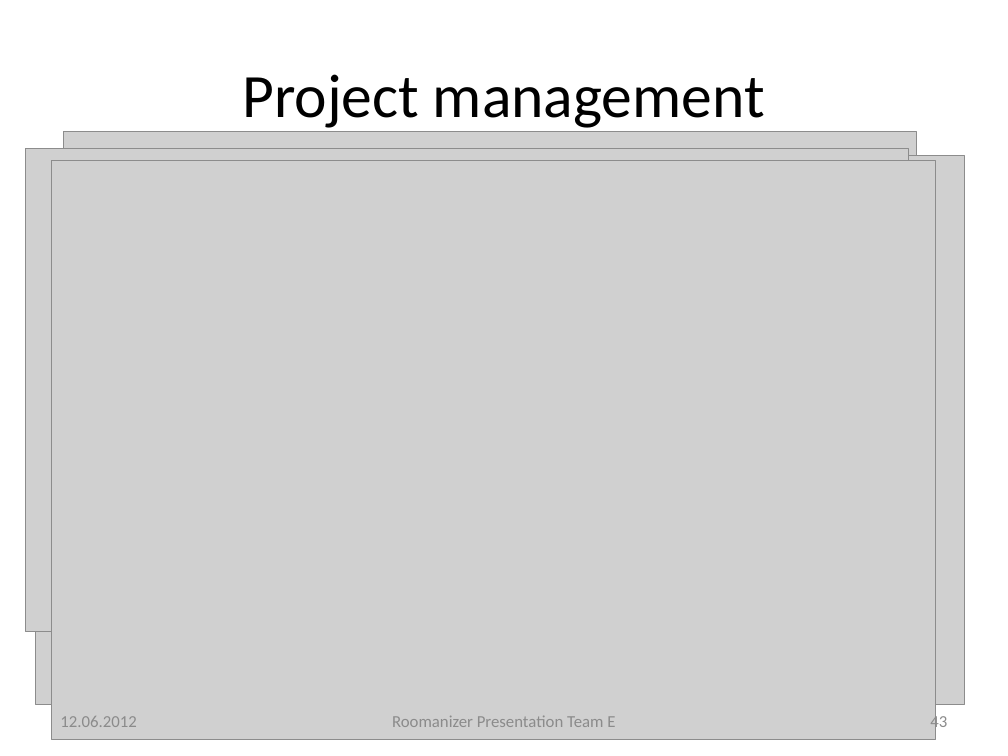
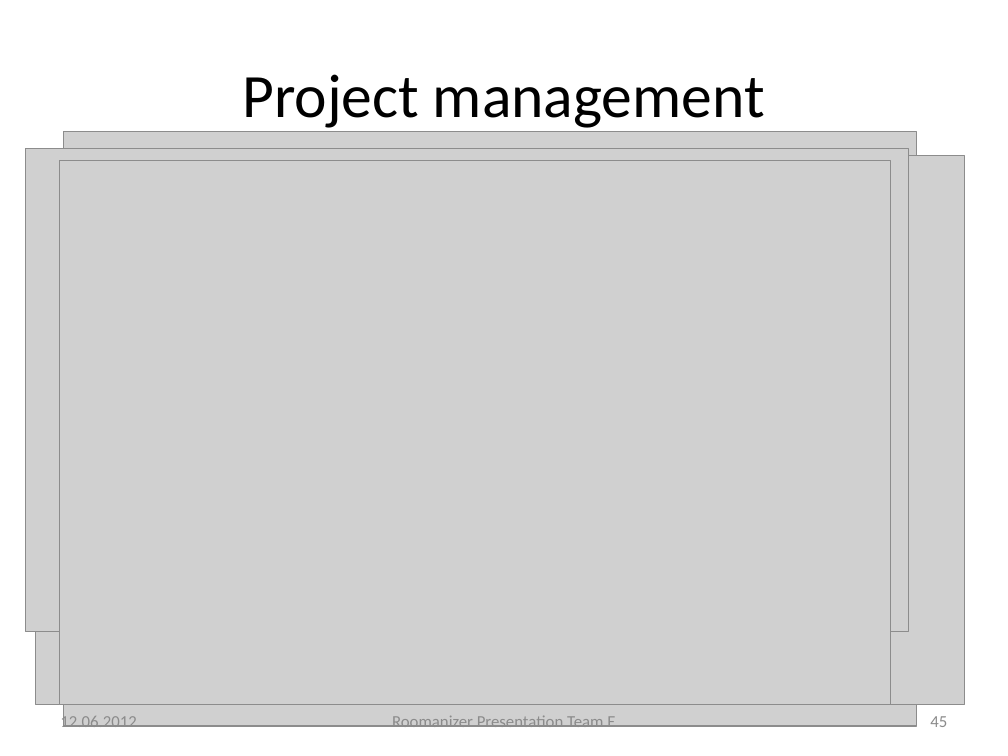
Before and after one commit to markusmo/HotelSoftware, a slide deck: slide 45 of Documentation/Praesentation/PresentationRoomanizer.pptx (slide 43 before the commit). Drawn at 1008x756 pixels with LibreOffice and Linux fonts; fonts in the diff are those of the drawing; grey boxes stand for pictures. Boxes give left, top, right and bottom in pixels: in the first picture for what was removed or moved away, otherwise in the second. Text is boxed around its words. In the diff, an @@ line names an element or a change of style, - is before the commit and + after.

```diff
--- a/Documentation/Praesentation/PresentationRoomanizer.pptx
+++ b/Documentation/Praesentation/PresentationRoomanizer.pptx
@@ picture: place and size @@
-picture at bbox=[51, 160, 935, 740]
+picture at bbox=[59, 160, 890, 705]
@@ page number at bbox=[930, 716, 947, 727]: text changed @@
-43
+45
```
Also in this commit, not shown: 4 other slides changed, 2 slides added, 1 other file.
